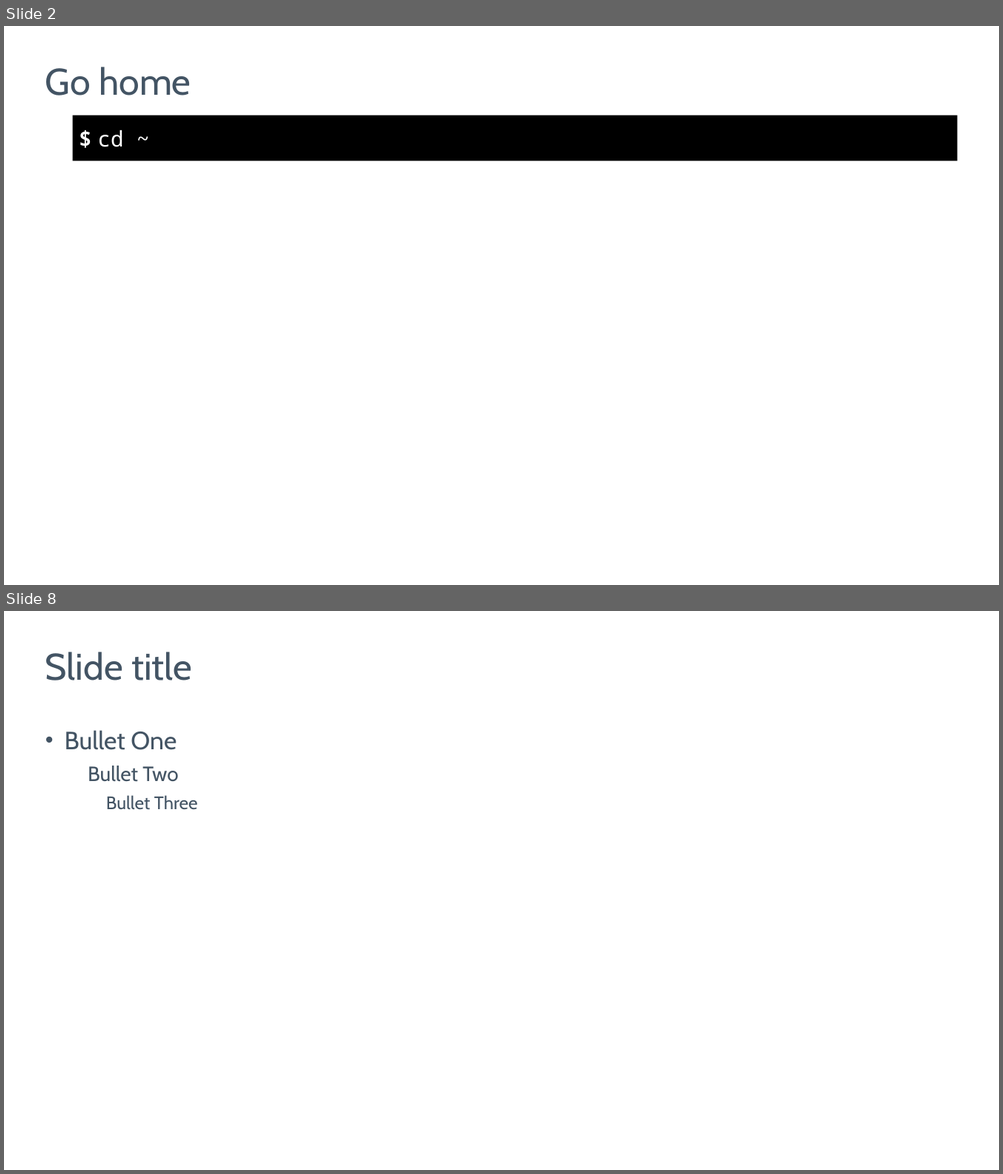
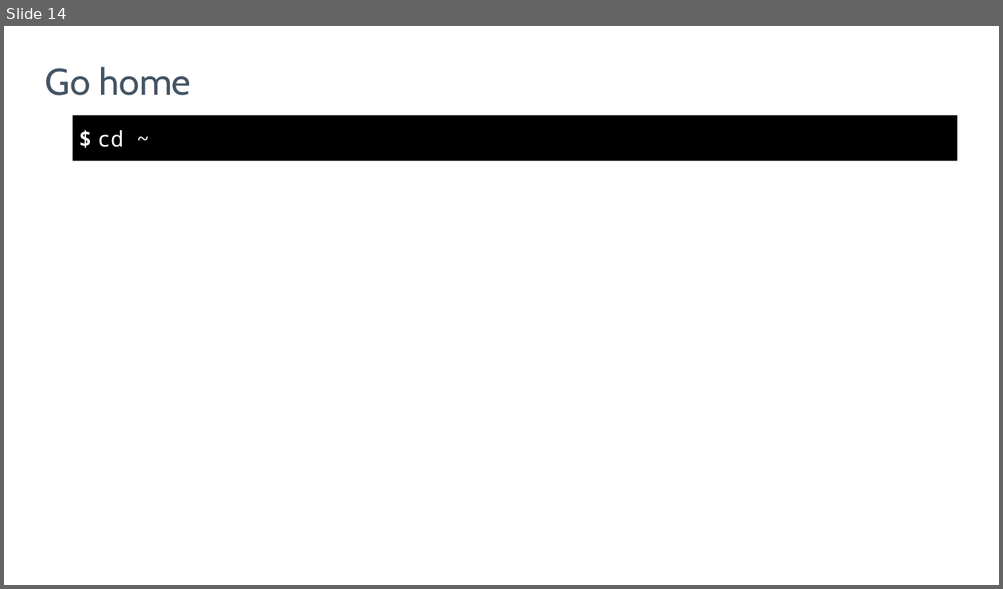
Before and after one commit to nathenharvey/introduction-to-inspec, a slide deck: powerpoint/Continuous-Compliance.pptx. Shown one above the other, each under a label of ours: slides 2 and 8 before the commit, slide 14 after it; the slides between them are not shown. The pictures are 1003x1174 and 1003x589 pixels, drawn with LibreOffice and Linux fonts; fonts in the diff are those of the drawing; background and template pictures are left out. Boxes give left, top, right and bottom in pixels: in the first picture for what was removed or moved away, otherwise in the second. Text is boxed around its words. In the diff, an @@ line names an element or a change of style, - is before the commit and + after.

```diff
--- a/powerpoint/Continuous-Compliance.pptx
+++ b/powerpoint/Continuous-Compliance.pptx
@@ slide 8 removed at [4,611,999,1170], background picture (left out) @@
@@ title removed at [45,652,192,681] @@
-Slide title
@@ text removed at [65,730,198,810] @@
-• Bullet One
-    Bullet Two
-      Bullet Three
@@ what was slide 2 is now slide 14 @@
```
Also in this commit, not shown: 22 slides added, 8 other slides removed.
